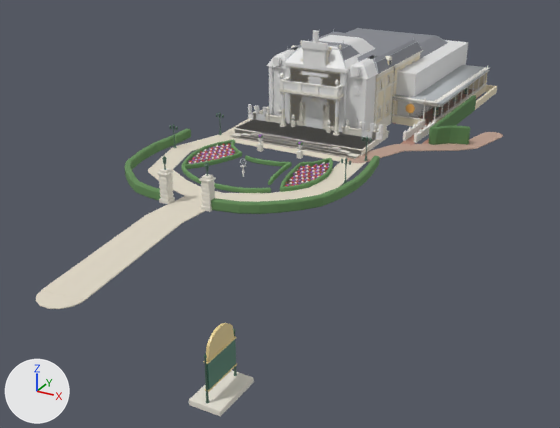
One commit to the Blender file models/AR_VillaVolta/AR_VillaVolta_master.blend: the scene before it, then after it.
Before and after are seen from a 50 mm camera at (41.0, -83.5, 29.8) aimed at (3.5, -15.2, -4.4). The axes (+X, +Y, +Z) are drawn at lower left. The lights are the same throughout. The older version comes first.

The older version as bpy lines, for what is in view:
```python
ob_vo_paden__grind = bpy.data.objects.new('VO_paden__grind', me_vo_paden__grind)
ob_vo_paden__grind.location = (0.0, 0.0, 0.0)
ob_vo_paden__klinker = bpy.data.objects.new('VO_paden__klinker', me_vo_paden__klinker)
ob_vo_paden__klinker.location = (0.0, 0.0, 0.0)
ob_vo_paden__klinkerrood = bpy.data.objects.new('VO_paden__klinkerrood', me_vo_paden__klinkerrood)
ob_vo_paden__klinkerrood.location = (0.0, 0.0, 0.0)
ob_vo_rij_muren__stuc = bpy.data.objects.new('VO_rij_muren__stuc', me_vo_rij_muren__stuc)
ob_vo_rij_muren__stuc.location = (0.0, 0.0, 0.0)
ob_vo_rijhal__plafond = bpy.data.objects.new('VO_rijhal__plafond', me_vo_rijhal__plafond)
ob_vo_rijhal__plafond.location = (0.0, 0.0, 0.0)
ob_vo_rijhal__stuc = bpy.data.objects.new('VO_rijhal__stuc', me_vo_rijhal__stuc)
ob_vo_rijhal__stuc.location = (0.0, 0.0, 0.0)
ob_vo_rijhal__wit = bpy.data.objects.new('VO_rijhal__wit', me_vo_rijhal__wit)
ob_vo_rijhal__wit.location = (0.0, 0.0, 0.0)
ob_vo_rijhal_vloer__klinkerrood = bpy.data.objects.new('VO_rijhal_vloer__klinkerrood', me_vo_rijhal_vloer__klinkerrood)
ob_vo_rijhal_vloer__klinkerrood.location = (0.0, 0.0, 0.0)
ob_vv_borstwering__steen = bpy.data.objects.new('VV_borstwering__steen', me_vv_borstwering__steen)
ob_vv_borstwering__steen.location = (0.0, 0.0, 0.0)
# also in view: 'VO_hagen__beuk' at (-0.5, -16.9, 0.6); 'VV_daken__lei' at (-1.1, 15.6, 8.5); 'VV_terras__steen' at (0.0, -0.9, 0.4); 'VO_hagen__haag' at (16.0, 11.1, 1.1); 'BLK_hoofdblok' at (0.0, 5.0, 4.7)
```
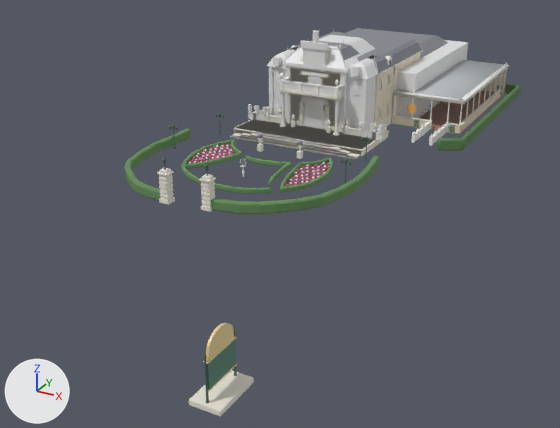
Changed parts and their boxes (x1, y1, x2, y2) in the pictures (560 x 428 px; the box of a moved part takes in the faces that stretch with it):
'VO_paden__grind', deleted
    before: (36, 119, 366, 309)
'VO_hagen__haag', reshaped (73% wider, 33% taller)
    before: (428, 95, 476, 145)
    after: (437, 84, 521, 151)
'VO_rijhal__zink', moved, rescaled (16% wider)
    before: (392, 65, 490, 105)
    after: (396, 60, 510, 102)
'VO_paden__klinker', deleted (beige)
    before: (347, 132, 503, 163)
'VO_rijhal_vloer__klinkerrood', moved, rescaled
    before: (392, 89, 482, 127)
    after: (419, 91, 504, 133)
'VO_rijhal__stuc', reshaped (20% wider, 18% taller)
    before: (392, 72, 488, 126)
    after: (392, 70, 507, 134)
'VO_rijhal__wit', reshaped (19% wider)
    before: (392, 67, 489, 106)
    after: (392, 64, 508, 104)
'VO_rij_muren__stuc', deleted
    before: (475, 85, 497, 110)
'VO_rijhal__plafond', reshaped
    before: (395, 71, 488, 107)
    after: (464, 68, 508, 104)
'VO_paden__klinkerrood', deleted
    before: (400, 128, 429, 145)
part 2 of me_vo_rijhal__stuc, moved or reshaped
    before: (392, 100, 398, 115)
    after: (392, 95, 398, 115)
part 3 of me_vo_rijhal__stuc, moved or reshaped
    before: (469, 72, 488, 89)
    after: (483, 70, 507, 92)
part 4 of me_vo_rijhal__stuc, moved or reshaped
    before: (392, 116, 422, 126)
    after: (392, 116, 429, 128)
part 5 of me_vo_rijhal__stuc, moved or reshaped
    before: (436, 86, 486, 123)
    after: (448, 91, 501, 134)
part 6 of me_vo_rijhal__wit, added
    after: (393, 93, 463, 104)
part 7 of me_vo_rijhal__wit, added
    after: (392, 90, 463, 102)
part 8 of me_vo_rijhal__wit, moved or reshaped
    before: (437, 70, 486, 103)
    after: (460, 64, 508, 101)
part 9 of me_vo_rijhal__wit, deleted
    before: (392, 67, 489, 106)

The change, as a diff of the scene's bpy script:
```diff
--- a/models/AR_VillaVolta/AR_VillaVolta_master.blend.py
+++ b/models/AR_VillaVolta/AR_VillaVolta_master.blend.py
@@ me_vo_rijhal_vloer__klinkerrood @@
-me_vo_rijhal_vloer__klinkerrood.from_pydata(...)  # 8 vertices, 6 faces; spans x 6.8..13.2, y 8.8..30.8, z 0.0..0.1
+me_vo_rijhal_vloer__klinkerrood.from_pydata(...)  # 8 vertices, 6 faces; spans x 6.8..16.0, y 8.8..30.7, z 0.0..0.1
+# me_vo_rijhal_vloer__klinkerrood part 1: the whole mesh is scaled about its middle by (1.44, 0.998, 1), then moved by (1.4, 0.0, 0.0)
 me_vo_rijhal_vloer__klinkerrood.materials.append(mat_mat_klinkerrood)
@@ me_vo_rijhal__stuc @@
-me_vo_rijhal__stuc.from_pydata(...)  # 120 vertices, 130 faces; spans x 6.8..13.3, y 8.7..30.9, z 0.0..3.2
+me_vo_rijhal__stuc.from_pydata(...)  # 120 vertices, 130 faces; spans x 6.8..16.0, y 8.7..30.9, z 0.0..3.9
+# me_vo_rijhal__stuc part 2: the loose piece of 24 vertices spanning x 6.8..7.1, y 8.9..30.8, z 0.0..3.2 is scaled about its middle by (1, 1.01, 1.22), then moved by (0.0, -0.1, 0.4)
+# me_vo_rijhal__stuc part 3: the loose piece of 24 vertices spanning x 6.9..13.2, y 30.5..30.9, z 0.0..3.2 is scaled about its middle by (1.43, 0.823, 1.22), then moved by (1.3, 0.0, 0.4)
+# me_vo_rijhal__stuc part 4: the loose piece of 24 vertices spanning x 6.8..11.2, y 8.7..9.2, z 0.0..1.0 is scaled about its middle by (1.22, 0.728, 1), then moved by (0.5, -0.1, 0.0)
+# me_vo_rijhal__stuc part 5: 48 of 120 vertices moved; they spanned x 12.4..13.3, y 8.7..30.7, z 0.0..1.0 and now span x 14.1..16.0, y 8.7..28.3, z 0.0..1.0; mean shift (2.5, -10.6, 0.0); largest move (13.2, 29.0, 0.0) -> (15.9, 8.7, 0.0)
 me_vo_rijhal__stuc.materials.append(mat_mat_stuc)
@@ me_vo_rijhal__wit @@
-me_vo_rijhal__wit.from_pydata(...)  # 64 vertices, 48 faces; spans x 6.8..13.4, y 8.5..30.8, z 3.1..3.6
+me_vo_rijhal__wit.from_pydata(...)  # 32 vertices, 24 faces; spans x 6.8..16.1, y 8.5..30.9, z 3.8..4.3
+# me_vo_rijhal__wit part 6: a new loose piece, a box spanning x 6.85..15.88, y 8.69..9.01, z 3.78..4.1, in mat_mat_wit (white #f3f2ec)
+# me_vo_rijhal__wit part 7: a new loose piece, a box spanning x 6.77..15.95, y 8.54..9.16, z 4.1..4.26, in mat_mat_wit (white #f3f2ec)
+# me_vo_rijhal__wit part 8: the loose piece of 8 vertices spanning x 12.2..13.4, y 8.7..29.1, z 3.4..3.6 is turned 1.5 degrees about the z axis through its middle and scaled by 1.09, then moved by (3.0, 0.9, 0.7)
+# me_vo_rijhal__wit part 9: 7 loose pieces with 56 vertices, spanning x 6.8..13.4, y 8.5..30.8, z 3.1..3.6, are deleted
+# other edits to the shape of me_vo_rijhal__wit do not show in these pictures
 me_vo_rijhal__wit.materials.append(mat_mat_wit)
@@ me_vo_rijhal__plafond @@
-me_vo_rijhal__plafond.from_pydata(...)  # 4 vertices, 1 face; spans x 6.8..13.4, y 8.7..30.9, z 3.1
-me_vo_rijhal__plafond.vertices[0].co = (6.8, 8.7, 3.1)  # pixel (392, 100)
-me_vo_rijhal__plafond.vertices[1].co = (13.3, 8.7, 3.1)  # pixel (441, 106)
-me_vo_rijhal__plafond.vertices[2].co = (13.4, 30.9, 3.1)  # pixel (489, 70)
-me_vo_rijhal__plafond.vertices[3].co = (6.8, 30.9, 3.1)
+me_vo_rijhal__plafond.from_pydata(...)  # 4 vertices, 1 face; spans x 6.8..16.1, y 8.7..30.9, z 3.8
+# me_vo_rijhal__plafond part 10
+me_vo_rijhal__plafond.vertices[0].co = (6.8, 8.7, 3.8)  # pixel (392, 94)
+me_vo_rijhal__plafond.vertices[1].co = (16.1, 8.7, 3.8)  # pixel (463, 104)
+me_vo_rijhal__plafond.vertices[2].co = (16.1, 30.9, 3.8)  # pixel (508, 67)
+me_vo_rijhal__plafond.vertices[3].co = (6.8, 30.9, 3.8)
 me_vo_rijhal__plafond.materials.append(mat_mat_plafond)
@@ me_vo_rijhal__zink @@
-me_vo_rijhal__zink.from_pydata(...)  # 8 vertices, 6 faces; spans x 6.8..13.4, y 8.6..30.9, z 3.4..3.5
+me_vo_rijhal__zink.from_pydata(...)  # 8 vertices, 6 faces; spans x 6.8..16.2, y 8.6..30.9, z 4.1..4.2
+# me_vo_rijhal__zink part 11: the whole mesh is scaled about its middle by (1.42, 1, 1), then moved by (1.4, 0.0, 0.7)
 me_vo_rijhal__zink.materials.append(mat_mat_zink)
@@ me_vo_hagen__haag @@
-me_vo_hagen__haag.from_pydata(...)  # 144 vertices, 156 faces; spans x 13.8..18.2, y 2.6..19.6, z 0.0..2.2
+me_vo_hagen__haag.from_pydata(...)  # 72 vertices, 78 faces; spans x 15.4..18.2, y 1.1..31.4, z 0.0..1.4
+# me_vo_hagen__haag part 12: 144 vertices removed from x 13.8..18.2, y 2.6..19.6, z 0.0..2.2; 72 vertices added at x 15.4..18.2, y 1.1..31.4, z 0.0..1.4
 me_vo_hagen__haag.materials.append(mat_mat_haag)
@@ ob_vo_paden__grind @@
-ob_vo_paden__grind = bpy.data.objects.new('VO_paden__grind', me_vo_paden__grind)
@@ ob_vo_paden__klinker @@
-ob_vo_paden__klinker = bpy.data.objects.new('VO_paden__klinker', me_vo_paden__klinker)
@@ ob_vo_paden__klinkerrood @@
-ob_vo_paden__klinkerrood = bpy.data.objects.new('VO_paden__klinkerrood', me_vo_paden__klinkerrood)
@@ ob_vo_rij_muren__stuc @@
-ob_vo_rij_muren__stuc = bpy.data.objects.new('VO_rij_muren__stuc', me_vo_rij_muren__stuc)
```
